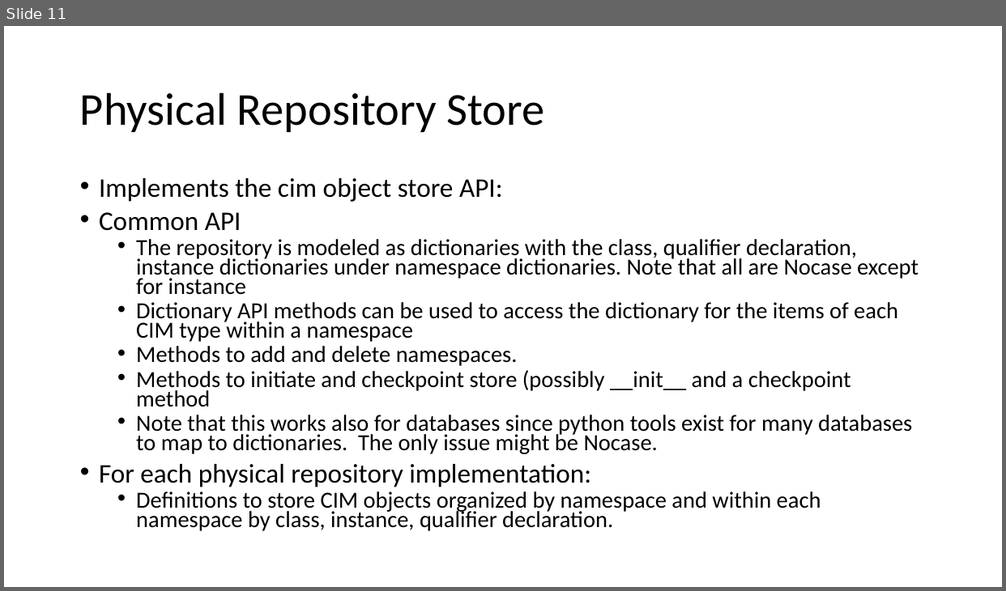
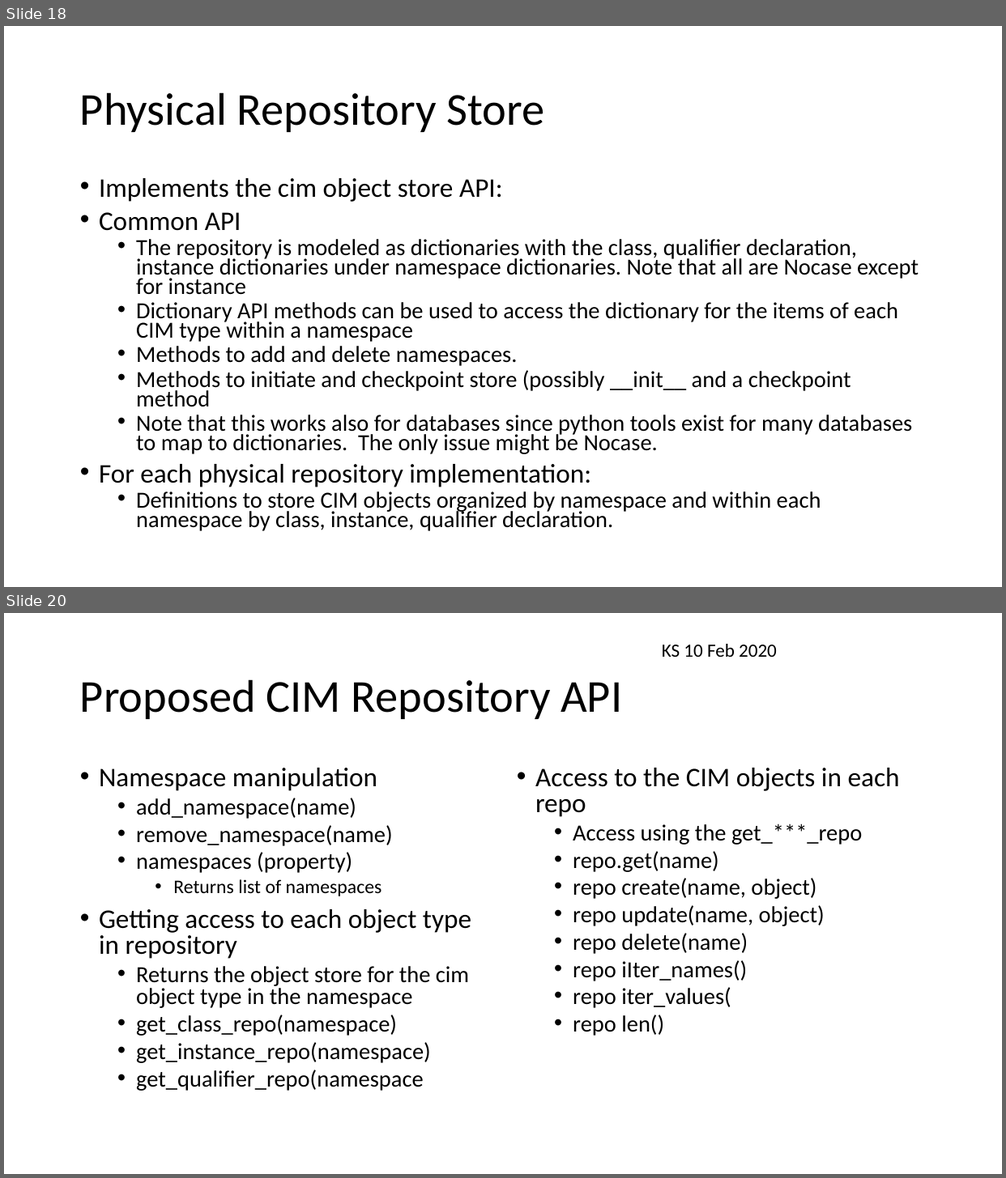
Before and after one commit to pywbem/pywbem, a slide deck: design/RepositoryStructure.pptx. Shown one above the other, each under a label of ours: slide 11 before the commit, slides 18 and 20 after it; the slides between them are not shown. The pictures are 1006x591 and 1006x1178 pixels, drawn with LibreOffice and Linux fonts; fonts in the diff are those of the drawing. Boxes give left, top, right and bottom in pixels: in the first picture for what was removed or moved away, otherwise in the second. Text is boxed around its words. In the diff, an @@ line names an element or a change of style, - is before the commit and + after.

```diff
--- a/design/RepositoryStructure.pptx
+++ b/design/RepositoryStructure.pptx
@@ slide 20 added at [4,613,1002,1174], background #FFFFFF @@
@@ text added at [662,644,777,657], 18 pt, text #000000 @@
+KS 10 Feb 2020
@@ title added at [80,679,622,719], 44 pt, text #000000 @@
+Proposed CIM Repository API
@@ text added at [99,768,471,1091], 22.2 pt, text #000000 @@
+• Namespace manipulation
+  • add_namespace(name)
+  • remove_namespace(name)
+  • namespaces (property)
+    • Returns list of namespaces
+• Getting access to each object type in repository
+  • Returns the object store for the cim object type in the namespace
+  • get_class_repo(namespace)
+  • get_instance_repo(namespace)
+  • get_qualifier_repo(namespace
@@ text added at [535,768,900,1036], 22.2 pt, text #000000 @@
+• Access to the CIM objects in each repo
+  • Access using the get_***_repo
+  • repo.get(name)
+  • repo create(name, object)
+  • repo update(name, object)
+  • repo delete(name)
+  • repo iIter_names()
+  • repo iter_values(
+  • repo len()
@@ what was slide 11 is now slide 18 @@
```
Also in this commit, not shown: 4 slides changed, 7 other slides added.
